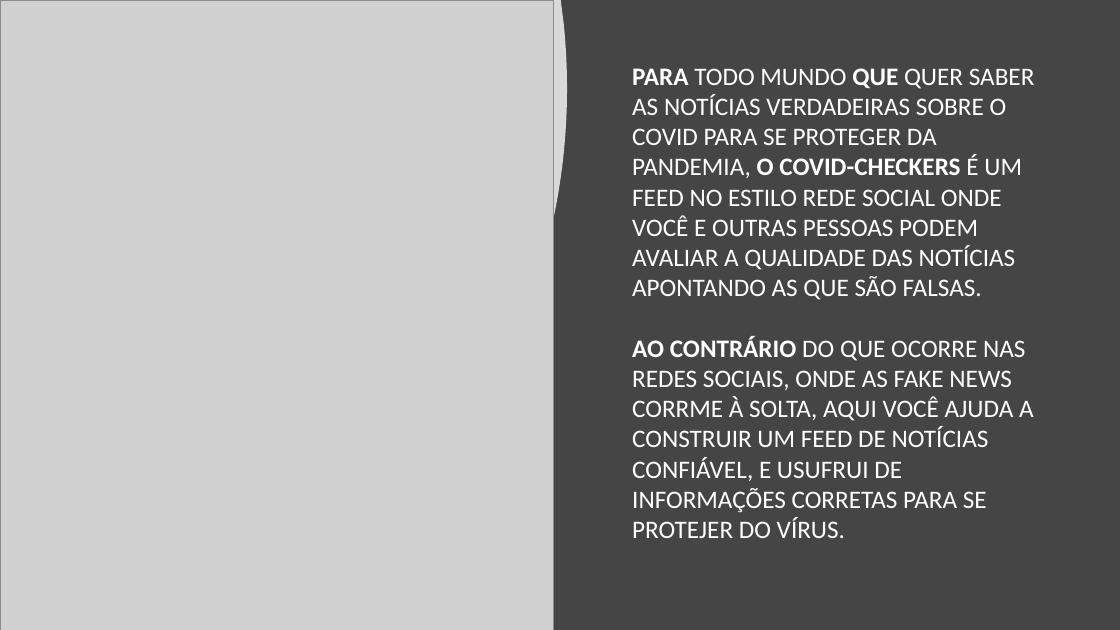
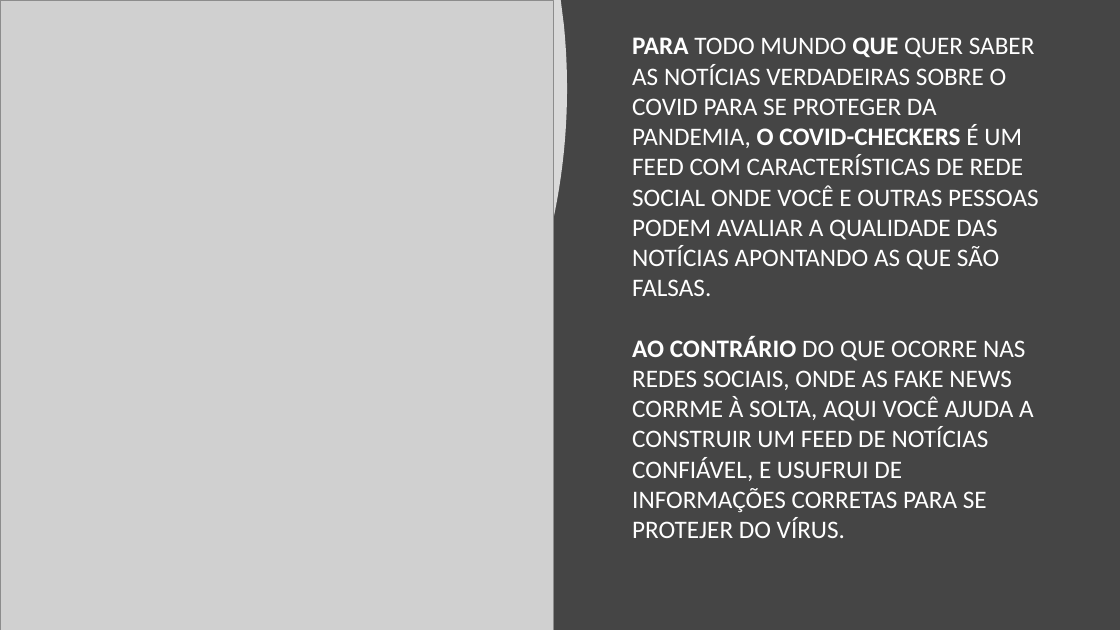
Before and after one commit to michelalmorin/covid-checkers, a slide deck: slide 1 of sprint -2/Visão do produto.pptx. Drawn at 1120x630 pixels with LibreOffice and Linux fonts; fonts in the diff are those of the drawing; grey boxes stand for pictures. Boxes give left, top, right and bottom in pixels: in the first picture for what was removed or moved away, otherwise in the second. Text is boxed around its words. In the diff, an @@ line names an element or a change of style, - is before the commit and + after.

```diff
--- a/sprint -2/Visão do produto.pptx
+++ b/sprint -2/Visão do produto.pptx
@@ title at [632, 37, 1039, 538]: text changed @@
-PARA TODO MUNDO QUE QUER SABER AS NOTÍCIAS VERDADEIRAS SOBRE O COVID PARA SE PROTEGER DA PANDEMIA, O COVID-CHECKERS É UM FEED NO ESTILO REDE SOCIAL ONDE VOCÊ E OUTRAS PESSOAS PODEM AVALIAR A QUALIDADE DAS NOTÍCIAS APONTANDO AS QUE SÃO FALSAS.
-AO CONTRÁRIO DO QUE OCORRE NAS REDES SOCIAIS, ONDE AS FAKE NEWS CORRME À SOLTA, AQUI VOCÊ AJUDA A CONSTRUIR UM FEED DE NOTÍCIAS CONFIÁVEL, E USUFRUI DE INFORMAÇÕES CORRETAS PARA SE PROTEJER DO VÍRUS.
+PARA TODO MUNDO QUE QUER SABER AS NOTÍCIAS VERDADEIRAS SOBRE O COVID PARA SE PROTEGER DA PANDEMIA, O COVID-CHECKERS É UM FEED COM CARACTERÍSTICAS DE REDE SOCIAL ONDE VOCÊ E OUTRAS PESSOAS PODEM AVALIAR A QUALIDADE DAS NOTÍCIAS APONTANDO AS QUE SÃO FALSAS.
+AO CONTRÁRIO DO QUE OCORRE NAS REDES SOCIAIS, ONDE AS FAKE NEWS CORRME À SOLTA, AQUI VOCÊ AJUDA A CONSTRUIR UM FEED DE NOTÍCIAS CONFIÁVEL, E USUFRUI DE INFORMAÇÕES CORRETAS PARA SE PROTEJER DO VÍRUS.
```
